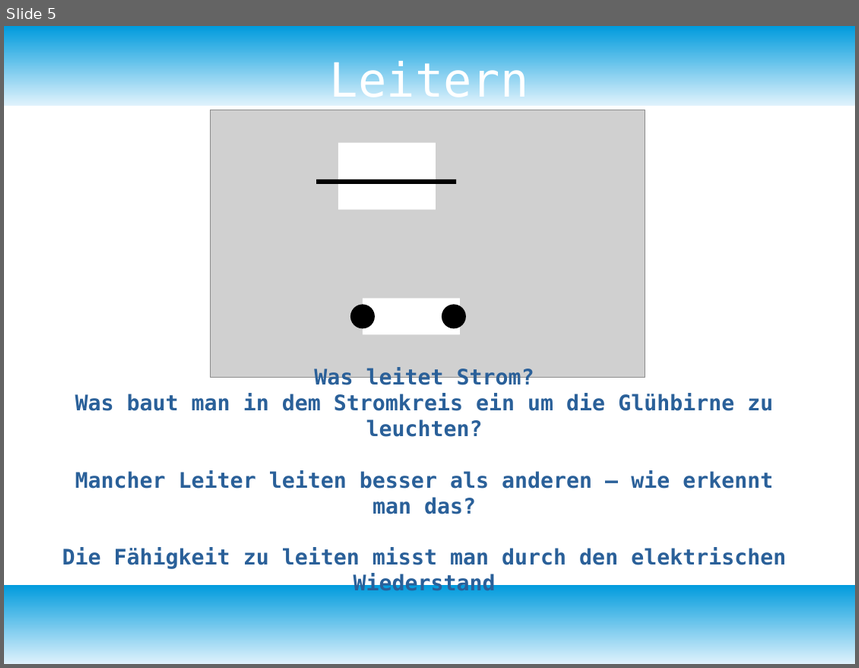
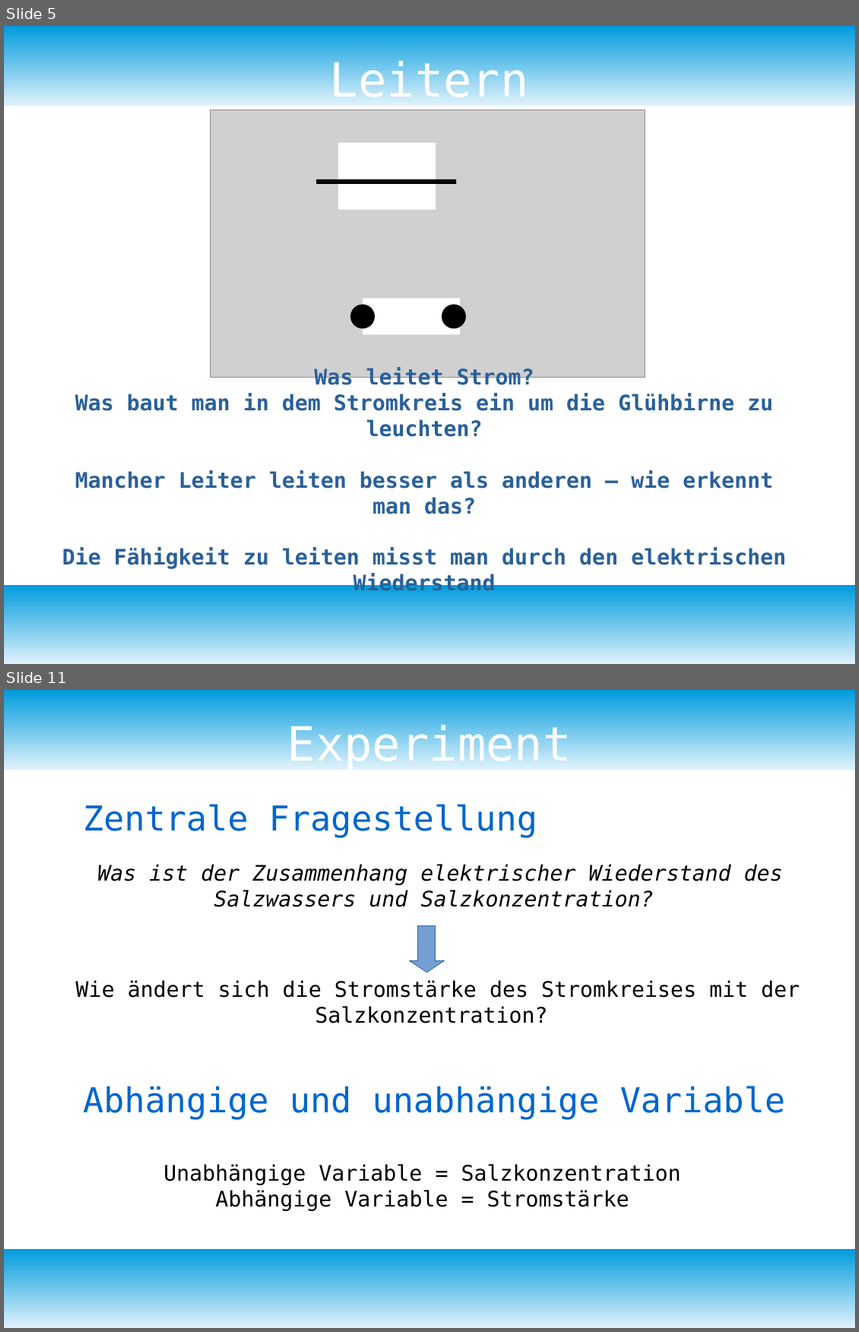
Before and after one commit to bearums/teaching, a slide deck: B5/physik/D12/2)Elektromagnetismus/07_Wiederstand_messen/Wiederstand.odp. Shown one above the other, each under a label of ours: slide 5 before the commit, slides 5 and 11 after it; the slides between them are not shown. The pictures are 859x668 and 859x1332 pixels, drawn with LibreOffice and Linux fonts; fonts in the diff are those of the drawing; grey boxes stand for pictures. Boxes give left, top, right and bottom in pixels: in the first picture for what was removed or moved away, otherwise in the second. Text is boxed around its words. In the diff, an @@ line names an element or a change of style, - is before the commit and + after.

```diff
--- a/B5/physik/D12/2)Elektromagnetismus/07_Wiederstand_messen/Wiederstand.odp
+++ b/B5/physik/D12/2)Elektromagnetismus/07_Wiederstand_messen/Wiederstand.odp
@@ slide 11 added at bbox=[4, 690, 855, 1328], background #FFFFFF; not listed: 2 template elements that a slide beside it also shows @@
@@ title added at bbox=[287, 723, 572, 771], 44 pt, text #FFFFFF @@
+Experiment
@@ text added at bbox=[83, 804, 785, 1120], 32 pt, text #0066CC @@
+Zentrale Fragestellung
+Abhängige und unabhängige Variable
@@ text added at bbox=[97, 864, 783, 907], 20 pt, text #000000, italic @@
+Was ist der Zusammenhang elektrischer Wiederstand des Salzwassers und Salzkonzentration?
@@ down arrow added at bbox=[410, 926, 445, 972], fill #729FCF, outline #3465A4 0 pt @@
@@ text added at bbox=[75, 980, 800, 1024], 20 pt, text #000000 @@
+Wie ändert sich die Stromstärke des Stromkreises mit der Salzkonzentration?
@@ text added at bbox=[164, 1164, 681, 1211], 20 pt, text #000000 @@
+Unabhängige Variable = Salzkonzentration
+Abhängige Variable = Stromstärke
```
Also in this commit, not shown: 2 slides changed, 3 other slides added, 5 other files.
